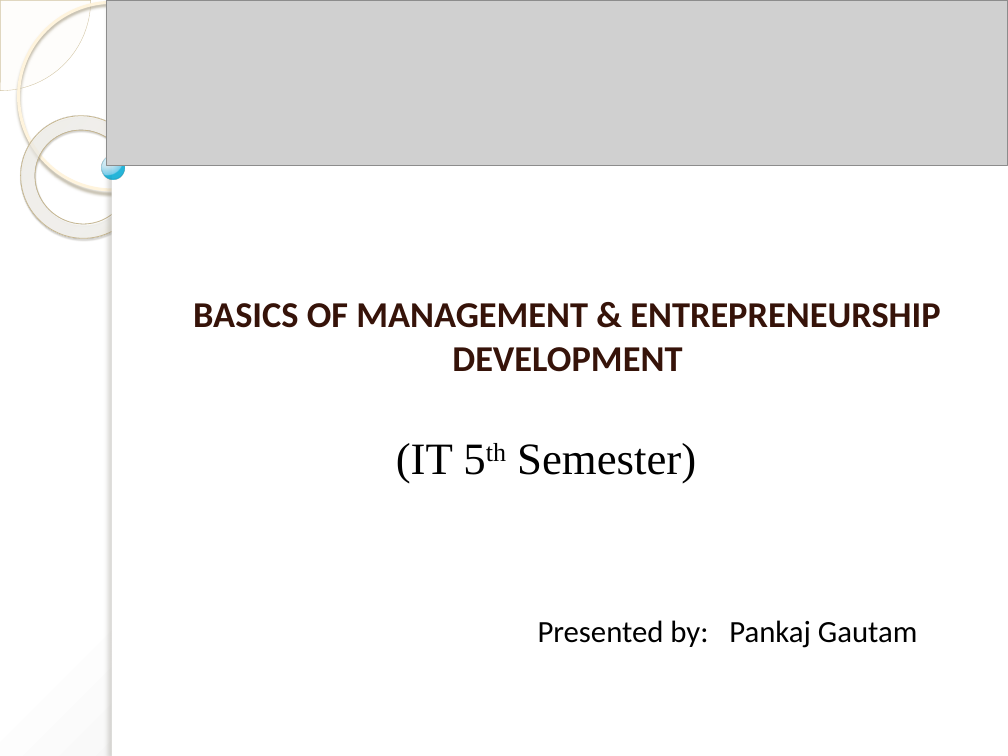
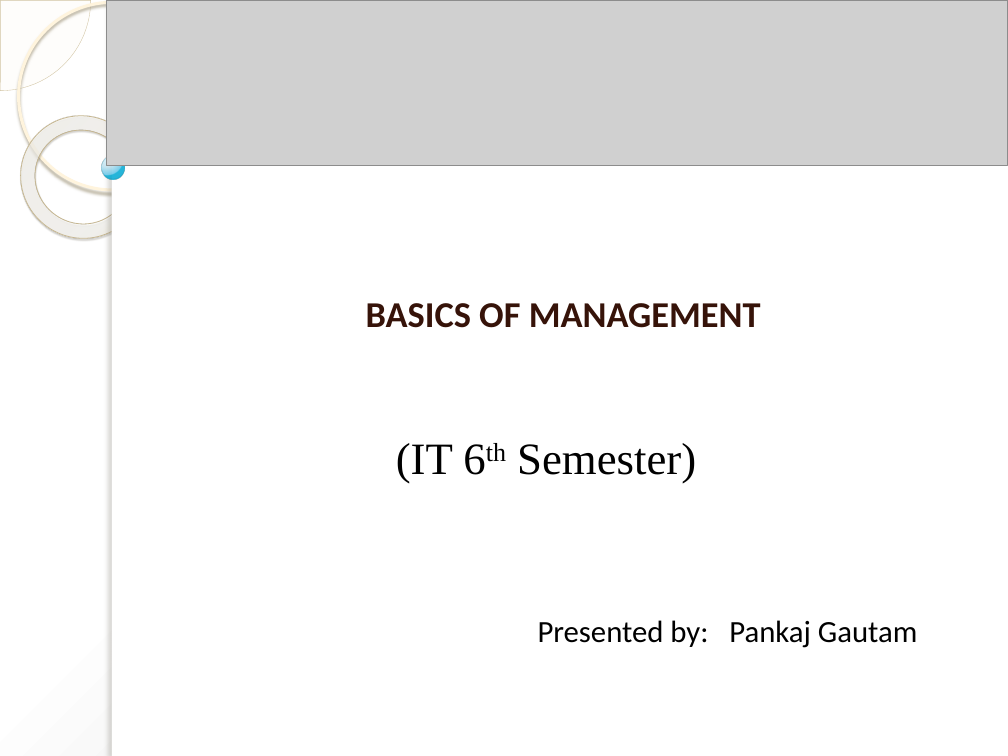
Before and after one commit to pankajgautam307/notes_2026, a slide deck: slide 1 of BOM/Presentation Ch-1.pptx. Drawn at 1008x756 pixels with LibreOffice and Linux fonts; fonts in the diff are those of the drawing; grey boxes stand for pictures. Boxes give left, top, right and bottom in pixels: in the first picture for what was removed or moved away, otherwise in the second. Text is boxed around its words. In the diff, an @@ line names an element or a change of style, - is before the commit and + after.

```diff
--- a/BOM/Presentation Ch-1.pptx
+++ b/BOM/Presentation Ch-1.pptx
@@ subtitle at (366,303,761,328): text changed @@
-BASICS OF MANAGEMENT & ENTREPRENEURSHIP DEVELOPMENT
+BASICS OF MANAGEMENT
@@ text at (396,443,696,483): text changed @@
-(IT 5th Semester)
+(IT 6th Semester)
```
Also in this commit, not shown: 3 other files.
